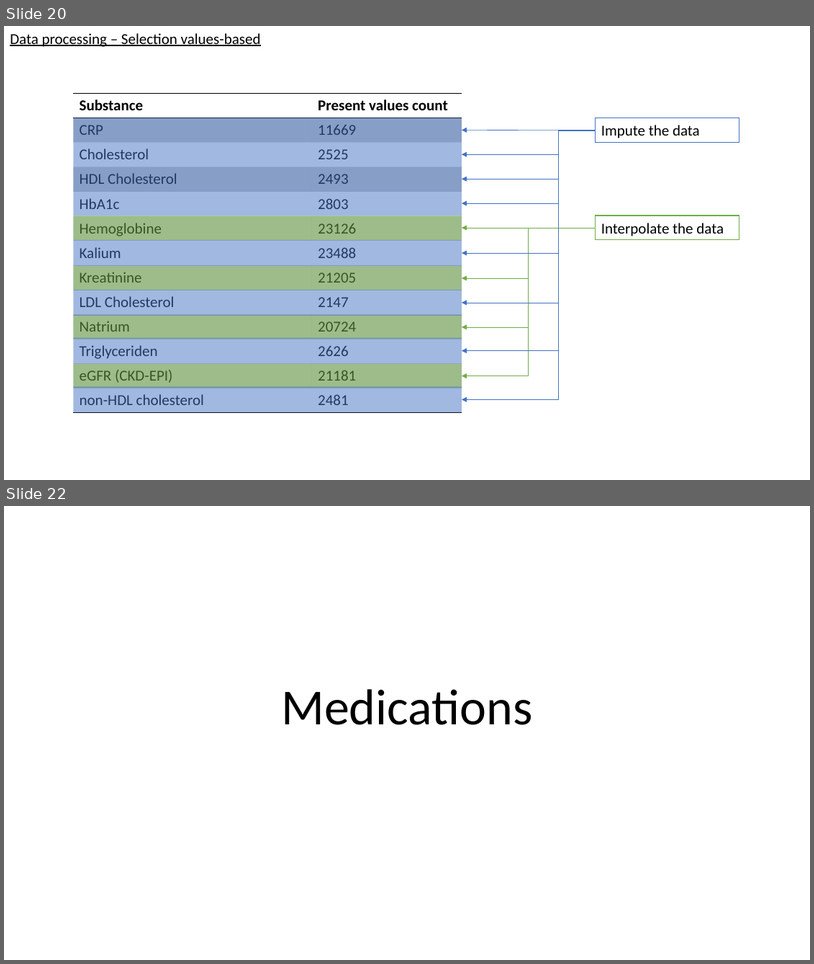
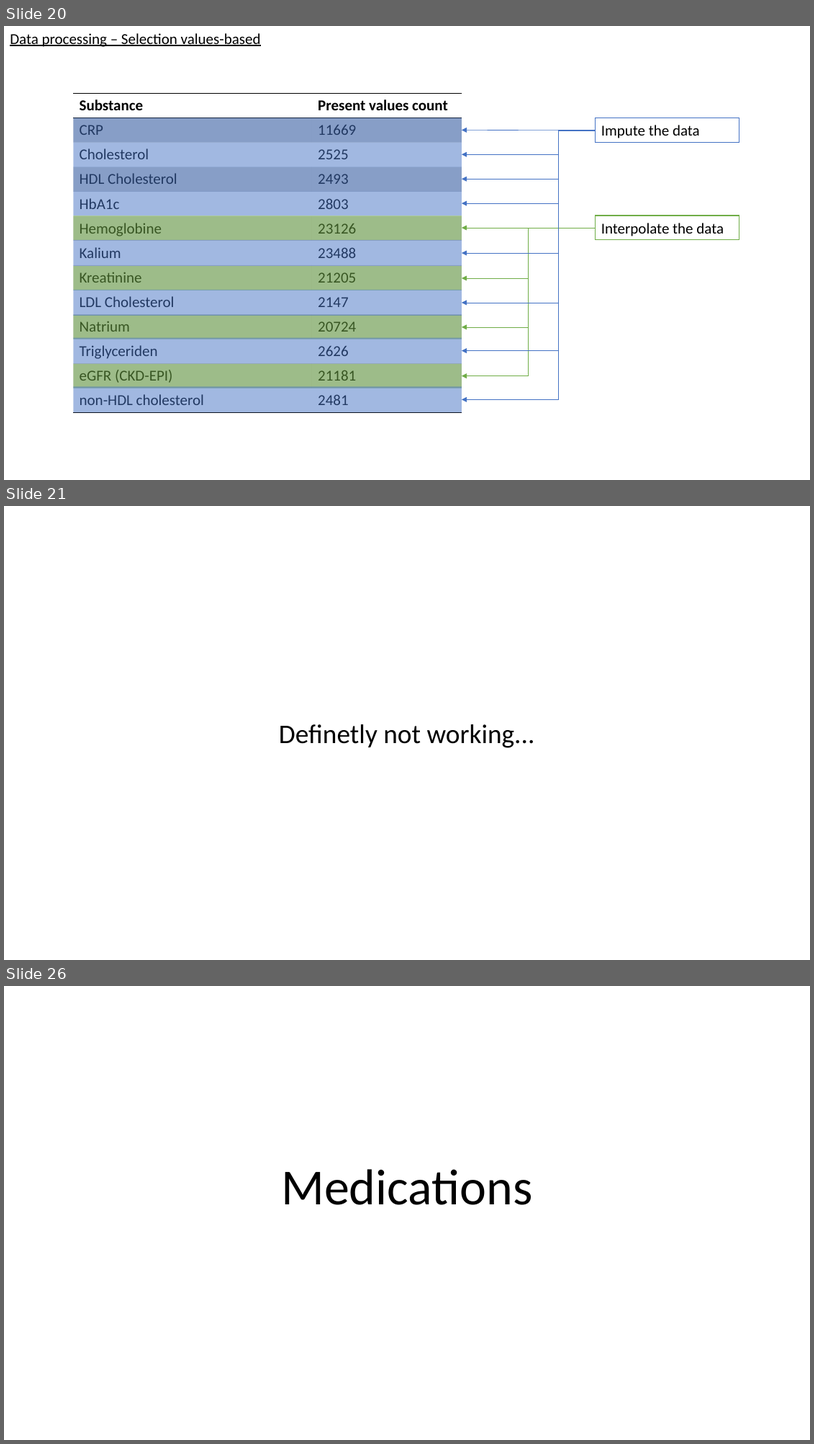
Before and after one commit to UPOD-datascience/ODIN, a slide deck: assets/ppt/data_exploration.pptx. Shown one above the other, each under a label of ours: slides 20 and 22 before the commit, slides 20, 21 and 26 after it; the slides between them are not shown. The pictures are 814x964 and 814x1444 pixels, drawn with LibreOffice and Linux fonts; fonts in the diff are those of the drawing. Boxes give left, top, right and bottom in pixels: in the first picture for what was removed or moved away, otherwise in the second. Text is boxed around its words. In the diff, an @@ line names an element or a change of style, - is before the commit and + after.

```diff
--- a/assets/ppt/data_exploration.pptx
+++ b/assets/ppt/data_exploration.pptx
@@ slide 21 added at [4,506,810,960], background #FFFFFF @@
@@ text added at [279,724,535,748], 32 pt, text #000000 @@
+Definetly not working...
@@ what was slide 22 is now slide 26 @@
```
Also in this commit, not shown: 4 slides changed, 4 other slides added, 1 slide removed, 8 other files.
